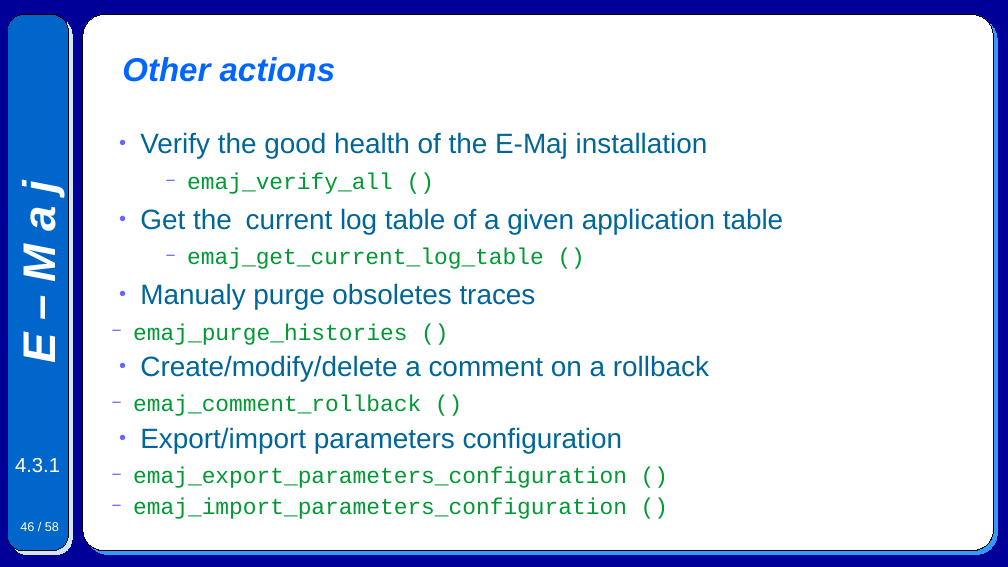
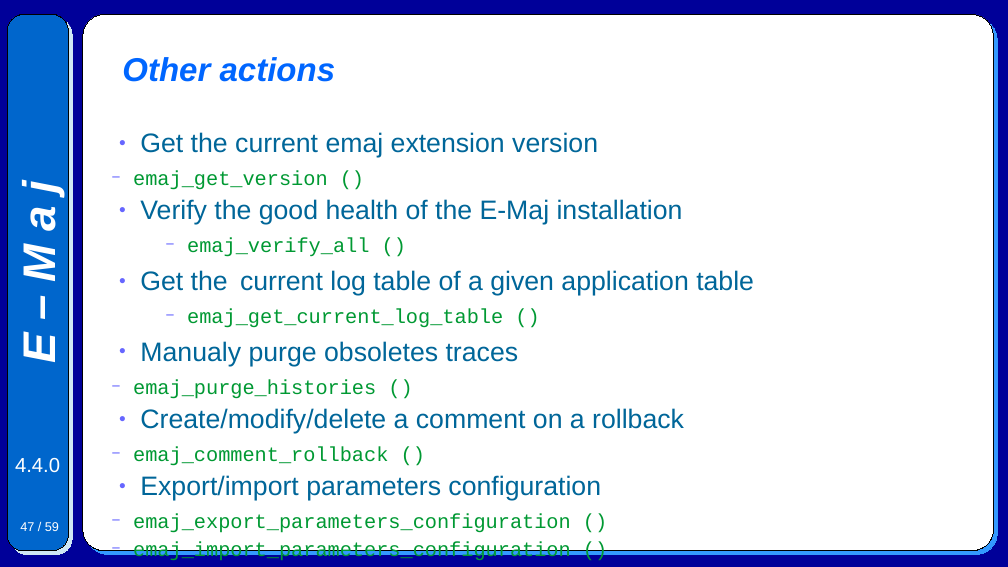
Before and after one commit to beaud76/emaj_doc, a slide deck: slide 47 of Emaj.devel_pres_en.odp (slide 46 before the commit). Drawn at 1008x567 pixels with LibreOffice and Linux fonts; fonts in the diff are those of the drawing. Boxes give left, top, right and bottom in pixels: in the first picture for what was removed or moved away, otherwise in the second. Text is boxed around its words. In the diff, an @@ line names an element or a change of style, - is before the commit and + after.

```diff
--- a/Emaj.devel_pres_en.odp
+++ b/Emaj.devel_pres_en.odp
@@ text at bbox=[133, 132, 598, 190]: paragraphs added @@
+● Get the current emaj extension version
+  − emaj_get_version ()
@@ text at bbox=[133, 199, 754, 533]: size 22 to 21 pt in "Verify the good health of the E-Maj ...", "Get the current log table of a ...", "Manualy purge obsoletes traces", "Create/modify/delete a comment on a rollback" and 1 more places; size 18 to 16 pt in "emaj_verify_all ()", "emaj_get_current_log_table ()", "emaj_purge_histories ()", "emaj_comment_rollback ()" and 2 more places @@
@@ text at bbox=[15, 458, 60, 473]: text changed @@
-4.3.1
+4.4.0
@@ page number at bbox=[20, 522, 59, 531]: text changed @@
-46 / 58
+47 / 59
```
Also in this commit, not shown: 53 other slides changed, 1 slide added, 45 other files.
